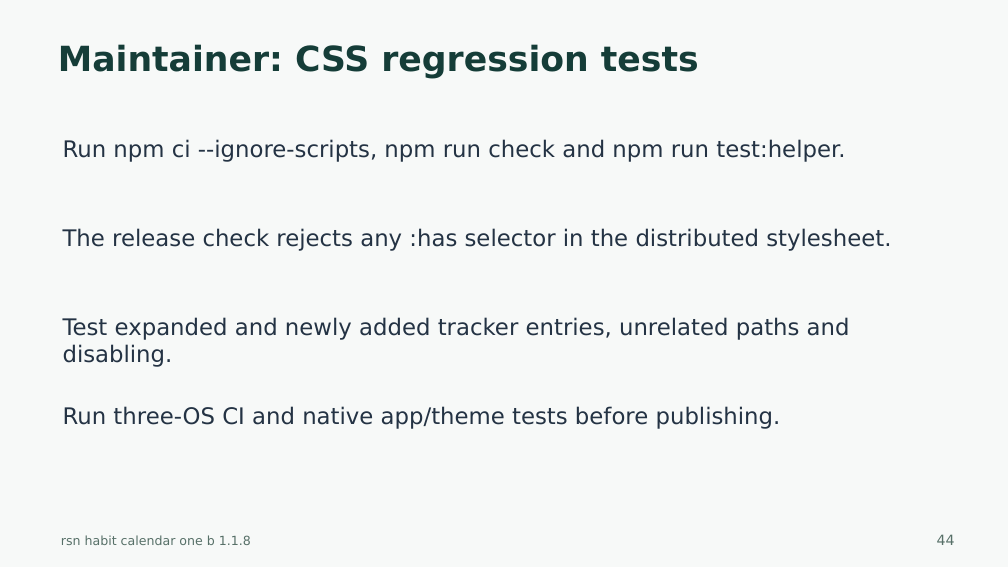
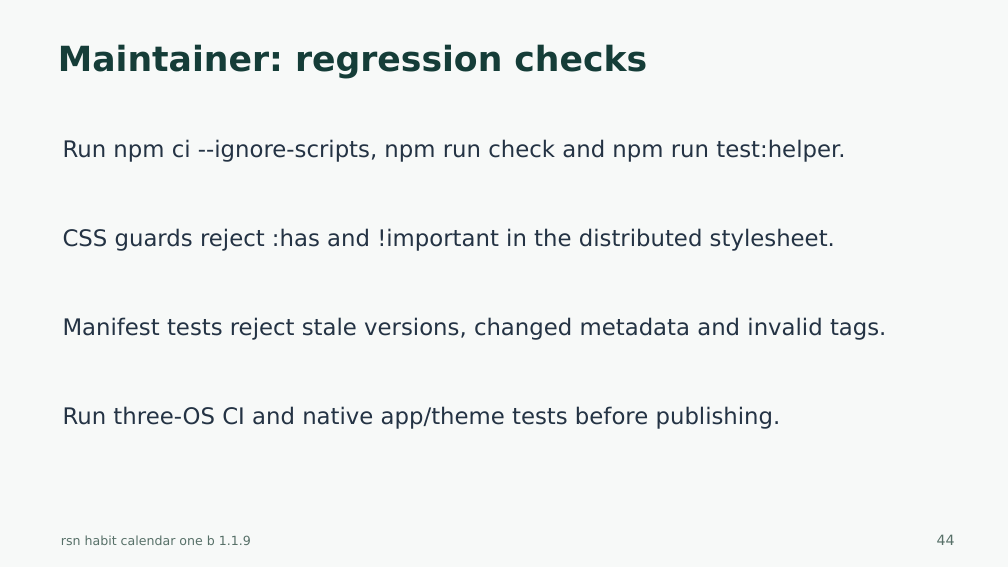
Before and after one commit to harharhari/rsn-habit-tracker-obsidian-plugin, a slide deck: slide 44 of docs/rsn-habit-calendar-one-b-tutorial.pptx. Drawn at 1008x567 pixels with LibreOffice and Linux fonts; fonts in the diff are those of the drawing. Boxes give left, top, right and bottom in pixels: in the first picture for what was removed or moved away, otherwise in the second. Text is boxed around its words. In the diff, an @@ line names an element or a change of style, - is before the commit and + after.

Commit message:
1. Handling of CSS Lint warning 2. Habit Tracker Obsidian version 1.1.9 3. as on 2026-10-27

```diff
--- a/docs/rsn-habit-calendar-one-b-tutorial.pptx
+++ b/docs/rsn-habit-calendar-one-b-tutorial.pptx
@@ text at (58,44,647,78): text changed @@
-Maintainer: CSS regression tests
+Maintainer: regression checks
@@ text at (63,228,835,251): text changed @@
-The release check rejects any :has selector in the distributed stylesheet.
+CSS guards reject :has and !important in the distributed stylesheet.
@@ text at (63,317,886,340): text changed @@
-Test expanded and newly added tracker entries, unrelated paths and disabling.
+Manifest tests reject stale versions, changed metadata and invalid tags.
```
Also in this commit, not shown: 44 other slides changed, 34 other files.
